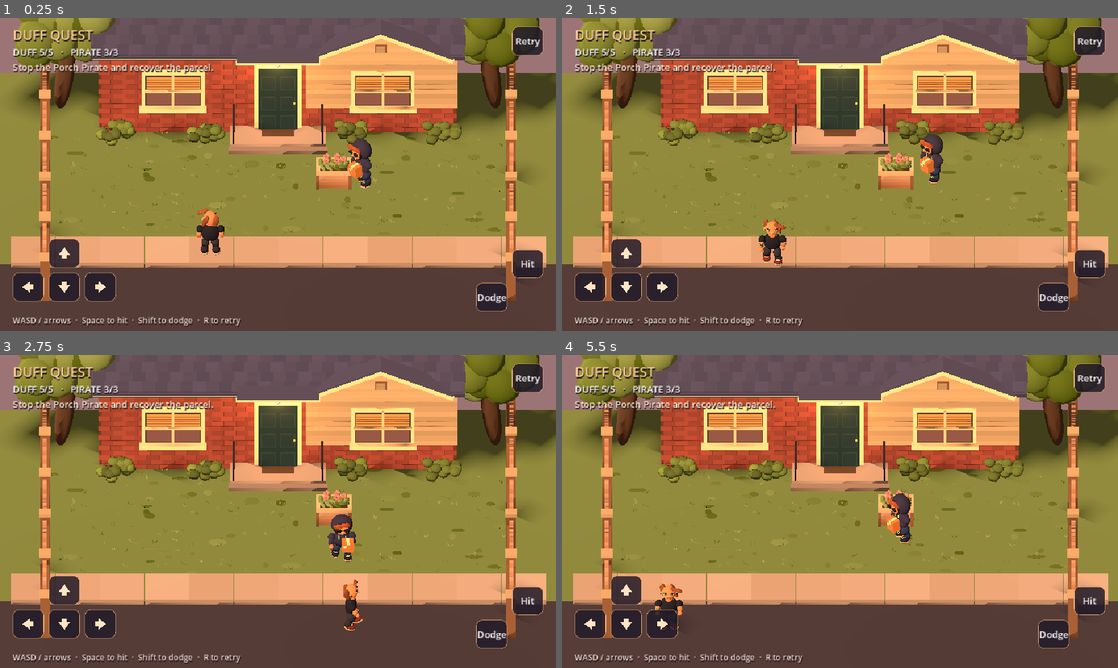
Above: before the commit, frames 1-4 (two rows, left to right).
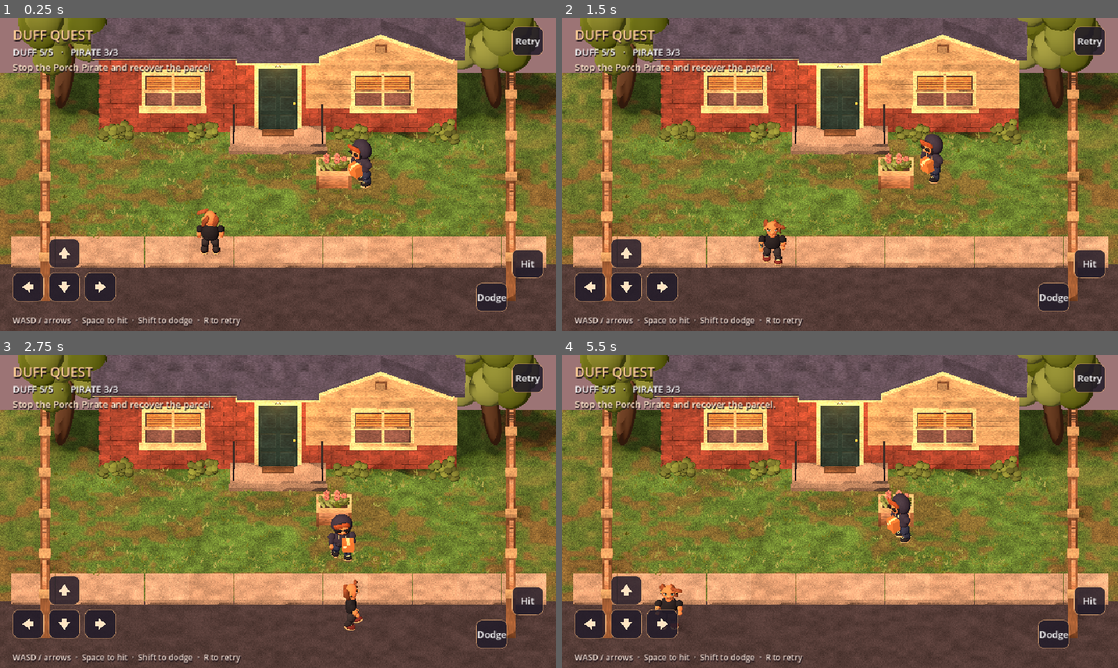
Above: after the commit, the same moments.

Repository: duffpowell-commits/duffquest
Game: Godot game, scene res://porch.tscn
Two runs of this game, one before a commit and one after it. Both use one fixed random seed, a clock stepped at 60 frames per second and the inputs below.
Inputs:
- Up to frame 1 (0.25 s): no input
- Up to frame 2 (1.5 s): tap Enter (ui_accept) at 0.5, 0.77 s; hold Right (ui_right) 0.53-1.28 s; tap Shift at 0.6 s; hold Down (ui_down) from 1.28 s (still down); tap R at 1.35 s
- Up to frame 3 (2.75 s): tap Enter (ui_accept) at 1.52 s; release Down (ui_down) at 2.03 s; hold Right (ui_right) from 2.03 s (still down); tap Shift at 2.1 s
- Up to frame 4 (5.5 s): release Right (ui_right) at 2.78 s; hold Up (ui_up) 2.78-3.53 s; tap R at 2.85, 4.35 s; tap Enter (ui_accept) at 3.02, 3.77, 4.52 s; hold Left (ui_left) 3.53-5.03 s; tap Shift at 3.6, 5.1 s; hold Down (ui_down) from 5.03 s (still down)

The runs differ from the first frame. In frame 1, 29% of the frame differs, in the area x 0-100%, y 0-89%; in frame 2, 29%; in frame 3, 29%; in frame 4, 29%.

Commit message:
Add material and foliage detail to the 3D porch

Diff:
--- a/spike_full3d/porch_art.gd
+++ b/spike_full3d/porch_art.gd
@@ -1,4 +1,6 @@
 extends RefCounted
+
+const GRAIN_SHADER = preload("porch_surface.gdshader")
 
 # Build each prop into one indexed, vertex-colored surface. Collision belongs to the scene.
 class Sculpture:
@@ -74,6 +76,15 @@
 		parent.add_child(visual)
 		visual.position = at
 		return visual
+
+
+static func surface_detail(visual: MeshInstance3D, grain: float, scale: Vector3, lawn := false) -> void:
+	var material := ShaderMaterial.new()
+	material.shader = GRAIN_SHADER
+	material.set_shader_parameter("grain", grain)
+	material.set_shader_parameter("grain_scale", scale)
+	material.set_shader_parameter("lawn", lawn)
+	visual.material_override = material
 
 
 const SKIN := Color("#d38a59")
@@ -127,7 +138,11 @@
 				body.form(Vector3(side * (.13 + lock * .022), 1.26 - lock * .032, .121), Vector3(.13, .40, .19), hair.darkened(.05 * lock), Vector3(.29, 0, -.37))
 		# Duff faces -Z, so his anatomical left is scene -X.
 		animal_ink(body, Vector3(-.119, 1.054, -.038), Color("#92503d"), false, PI / 2.0)
-	body.finish(model, "TorsoAndHead")
+	if hood:
+		body.form(Vector3(0, .651, -.148), Vector3(.42, .187, .113), shirt.darkened(.16))
+		for side in [-1.0, 1.0]:
+			body.form(Vector3(side * .119, .674, -.195), Vector3(.034, .12, .018), shirt.lightened(.13), Vector3(0, 0, side * .45), 8)
+	surface_detail(body.finish(model, "TorsoAndHead"), .12, Vector3(88, 123, 92))
 	for side in [-1.0, 1.0]:
 		var tag := "Left" if side < 0 else "Right"
 		var leg := Sculpture.new()
@@ -137,7 +152,9 @@
 		leg.form(Vector3(side * .026, -.421, -.048), Vector3(.248, .15, .33), BLACK if hood else Color("#77332f"))
 		for lace in 3:
 			leg.form(Vector3(side * .026, -.354 + lace * .009, -.135 + lace * .034), Vector3(.126, .014, .017), TRIM, Vector3.ZERO, 8)
-		leg.finish(model, tag + "Leg", Vector3(side * .146, .53, .008))
+		for fold in 3:
+			leg.form(Vector3(side * .02, -.20 - fold * .064, -.113 + fold * .016), Vector3(.184, .042, .053), trousers.lightened(.055), Vector3(0, 0, side * .22), 8)
+		surface_detail(leg.finish(model, tag + "Leg", Vector3(side * .146, .53, .008)), .17, Vector3(91, 137, 91))
 		var arm := Sculpture.new()
 		var gripping: bool = hood and side < 0
 		arm.form(Vector3(side * .037, -.064, -.025), Vector3(.22, .24, .225), shirt, Vector3(0, 0, side * .25))
@@ -200,7 +217,7 @@
 		for petal in 9:
 			var orbit := petal * 2.4
 			mesh.form(bloom + Vector3(cos(orbit) * .056, .026 * (petal % 3), sin(orbit) * .052), Vector3(.083, .076, .081), Color("#c07669").lightened(.055 * (petal % 3)), Vector3.ZERO, 7)
-	mesh.finish(parent, "FlowerPlanter", at)
+	surface_detail(mesh.finish(parent, "FlowerPlanter", at), .35, Vector3(16, 145, 16))
 
 
 static func frontage(parent: Node3D) -> void:
@@ -260,7 +277,12 @@
 	mesh.form(Vector3(.486, 1.19, -3.151), Vector3(.074, .074, .083), GOLD)
 	mesh.form(Vector3(0, 2.63, -3.16), Vector3(.18, .25, .20), Color("#ffd487"))
 	mesh.form(Vector3(0, 2.765, -3.16), Vector3(.22, .13, .22), BLACK)
-	mesh.finish(parent, "BrickAndClapboardFrontage")
+	for i in 4:
+		var angle := (i + .5) * TAU / 4.0
+		mesh.box(Vector3(cos(angle) * .081, 2.623, -3.16 + sin(angle) * .086), Vector3(.016, .218, .016), BLACK)
+	for y in [2.532, 2.709]:
+		mesh.band(Vector3(0, y, -3.16), .089, BLACK, Vector3.ZERO, .009)
+	surface_detail(mesh.finish(parent, "BrickAndClapboardFrontage"), .39, Vector3(27, 63, 42))
 	var lamp := OmniLight3D.new()
 	lamp.position = Vector3(0, 2.58, -3.03)
 	lamp.light_color = Color("#ffb15e")
@@ -281,7 +303,9 @@
 			var high := .99 - .075 * post
 			mesh.box(Vector3(x, (high + .24) * .5, z), Vector3(.045, high - .24, .043), BLACK)
 		mesh.box(Vector3(x, .84, -2.88), Vector3(.075, .065, 1.01), BLACK, Vector3(.329, 0, 0))
-	mesh.finish(parent, "StoopAndRails")
+	for rib in 14:
+		mesh.box(Vector3(0, .259, -3.144 + rib * .024), Vector3(.87, .008, .008), WOOD.darkened(.21))
+	surface_detail(mesh.finish(parent, "StoopAndRails"), .35, Vector3(62, 62, 62))
 
 
 static func fence(parent: Node3D, x: float) -> void:
@@ -298,7 +322,9 @@
 		var z := -5.35 + i * 2.14
 		mesh.box(Vector3(0, .724, z), Vector3(.29, 1.448, .30), WOOD.darkened(.18))
 		mesh.box(Vector3(0, 1.463, z), Vector3(.333, .105, .339), TRIM.darkened(.21))
-	mesh.finish(parent, "TimberFence", Vector3(x, 0, 0))
+		for nail in [-1.0, 1.0]:
+			mesh.form(Vector3(-signf(x) * .155, 1.07, z + nail * .074), Vector3(.018, .033, .033), BLACK, Vector3.ZERO, 6)
+	surface_detail(mesh.finish(parent, "TimberFence", Vector3(x, 0, 0)), .34, Vector3(40, 9, 105))
 
 
 static func pavement(parent: Node3D) -> void:
@@ -308,30 +334,31 @@
 		var x := -7.25 + i * 1.32
 		mesh.box(Vector3(x, .012, 2.91), Vector3(1.306, .043, 1.45), CONCRETE.lightened(.027 * (i % 4)))
 		mesh.box(Vector3(x, .029, 3.672), Vector3(1.304, .078, .16), CONCRETE.darkened(.10))
-	mesh.finish(parent, "SidewalkAndCurb")
+	surface_detail(mesh.finish(parent, "SidewalkAndCurb"), .35, Vector3(77, 77, 77))
 
 
 static func garden(parent: Node3D) -> void:
 	var mesh := Sculpture.new()
 	var rng := RandomNumberGenerator.new()
 	rng.seed = 341
-	mesh.box(Vector3(0, -.146, -.5), Vector3(22, .28, 12), Color("#77834c"))
-	for i in 230:
+	var ground := Sculpture.new()
+	ground.box(Vector3(0, -.146, -.5), Vector3(22, .28, 12), Color("#74814b"))
+	surface_detail(ground.finish(parent, "Lawn"), .55, Vector3(61, 12, 76), true)
+	for i in 460:
 		var x := rng.randf_range(-6.84, 6.84)
-		var z := rng.randf_range(-3.4, 2.16)
-		var blade := LEAF.lightened(rng.randf_range(-.18, .14))
-		if i % 4 == 0:
-			mesh.form(Vector3(x, -.001, z), Vector3(rng.randf_range(.16, .62), .012, rng.randf_range(.12, .41)), blade.darkened(.04), Vector3.ZERO, 8)
-		else:
-			for leaf in 4:
-				var offset := Vector3(rng.randf_range(-.055, .055), 0, rng.randf_range(-.055, .055))
-				mesh.blade(Vector3(x, 0, z) + offset, offset * 1.3, rng.randf_range(.026, .076), blade)
+		var z := rng.randf_range(-3.32, 2.18)
+		if i % 2 == 0:
+			z = lerpf(z, 2.12 if i % 4 == 0 else -3.19, .79)
+		var blade := LEAF.lightened(rng.randf_range(-.20, .16))
+		for leaf in 4:
+			var offset := Vector3(rng.randf_range(-.075, .075), 0, rng.randf_range(-.075, .075))
+			mesh.blade(Vector3(x, 0, z) + offset, offset * 1.3, rng.randf_range(.045, .14), blade)
 	for center in [-4.8, -2.15, 2.18, 4.85]:
-		for i in 17:
-			mesh.form(Vector3(center + rng.randf_range(-.43, .43), rng.randf_range(.08, .49), -2.96 + rng.randf_range(-.22, .21)), Vector3(.35, .30, .31), LEAF.darkened(rng.randf_range(-.12, .25)), Vector3.ZERO, 8)
+		for i in 26:
+			mesh.form(Vector3(center + rng.randf_range(-.43, .43), rng.randf_range(.08, .49), -2.96 + rng.randf_range(-.22, .21)), Vector3(.26, .17, .31), LEAF.darkened(rng.randf_range(-.12, .25)), Vector3.ZERO, 8)
 	for side in [-1.0, 1.0]:
 		var x: float = side * 6.31
 		mesh.form(Vector3(x, 1.18, -4.6), Vector3(.55, 2.66, .54), WOOD.darkened(.44), Vector3(.16, 0, side * .11))
 		for i in 17:
 			mesh.form(Vector3(x + rng.randf_range(-.91, .91), rng.randf_range(2.0, 3.85), -4.67 + rng.randf_range(-.8, .68)), Vector3(1.25, 1.28, 1.2), LEAF.lightened(rng.randf_range(-.24, .12)), Vector3.ZERO, 10)
-	mesh.finish(parent, "LawnAndPlanting")
+	mesh.finish(parent, "GrassAndPlanting")
--- /dev/null
+++ b/spike_full3d/porch_surface.gdshader
@@ -0,0 +1,45 @@
+shader_type spatial;
+
+uniform float grain = 0.18;
+uniform vec3 grain_scale = vec3(20.0);
+uniform bool lawn = false;
+
+varying vec3 local_position;
+
+void vertex() {
+	local_position = VERTEX;
+}
+
+float cell_hash(vec3 cell) {
+	vec3 p = fract(cell * 0.1031);
+	p += dot(p, p.yzx + 33.33);
+	return fract((p.x + p.y) * p.z);
+}
+
+float value_noise(vec3 point) {
+	vec3 cell = floor(point);
+	vec3 weight = smoothstep(vec3(0.0), vec3(1.0), fract(point));
+	vec4 lower = vec4(cell_hash(cell), cell_hash(cell + vec3(1, 0, 0)),
+		cell_hash(cell + vec3(0, 1, 0)), cell_hash(cell + vec3(1, 1, 0)));
+	cell.z += 1.0;
+	vec4 upper = vec4(cell_hash(cell), cell_hash(cell + vec3(1, 0, 0)),
+		cell_hash(cell + vec3(0, 1, 0)), cell_hash(cell + vec3(1, 1, 0)));
+	vec4 plane = mix(lower, upper, weight.z);
+	return mix(mix(plane.x, plane.y, weight.x), mix(plane.z, plane.w, weight.x), weight.y);
+}
+
+void fragment() {
+	float broad = value_noise(local_position * 3.8);
+	float fine = value_noise(local_position * grain_scale);
+	vec3 base = COLOR.rgb;
+	if (lawn) {
+		float shade = value_noise(local_position * vec3(0.75, 1.0, 1.15));
+		float exposed = smoothstep(0.51, 0.72, broad * 0.44 + shade * 0.56);
+		float edges = smoothstep(1.82, 2.2, local_position.z)
+			+ smoothstep(5.8, 6.9, abs(local_position.x));
+		base = mix(base * vec3(0.80, 1.0, 0.81), vec3(0.34, 0.23, 0.14),
+			clamp(exposed * 0.62 + edges * broad * 0.45, 0.0, 0.74));
+	}
+	ALBEDO = base * (1.0 + (fine - 0.5) * grain + (broad - 0.5) * grain * 0.72);
+	ROUGHNESS = 0.92 - fine * 0.12;
+}
Not shown, added: spike_full3d/porch_surface.gdshader.uid
